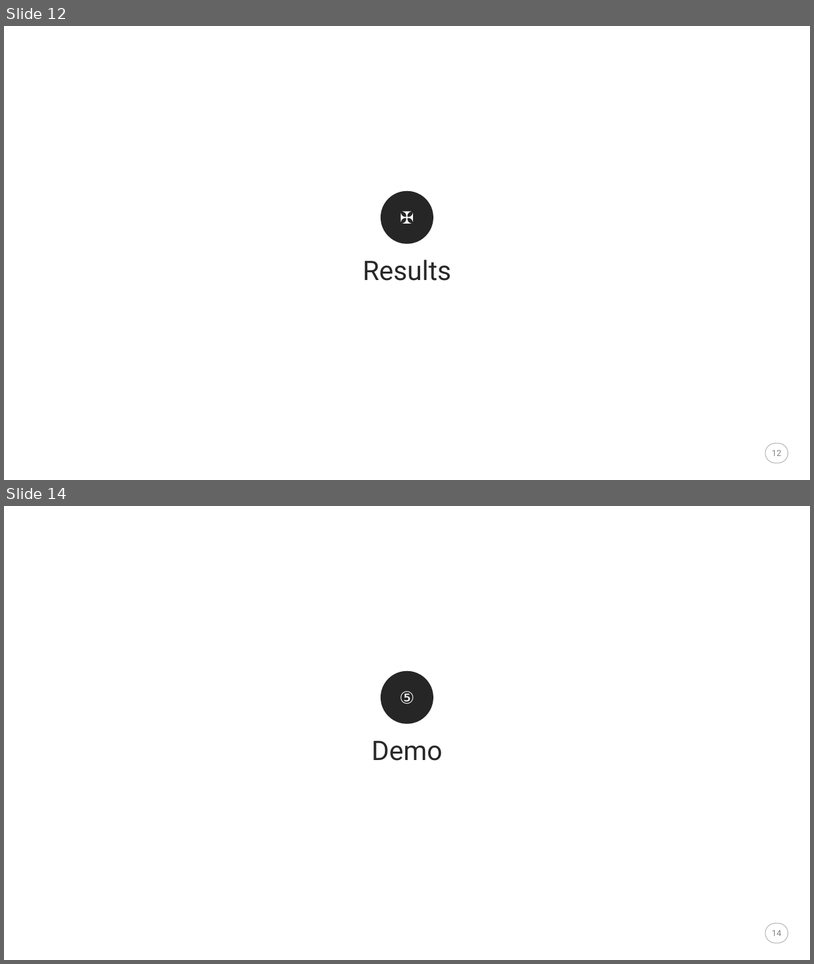
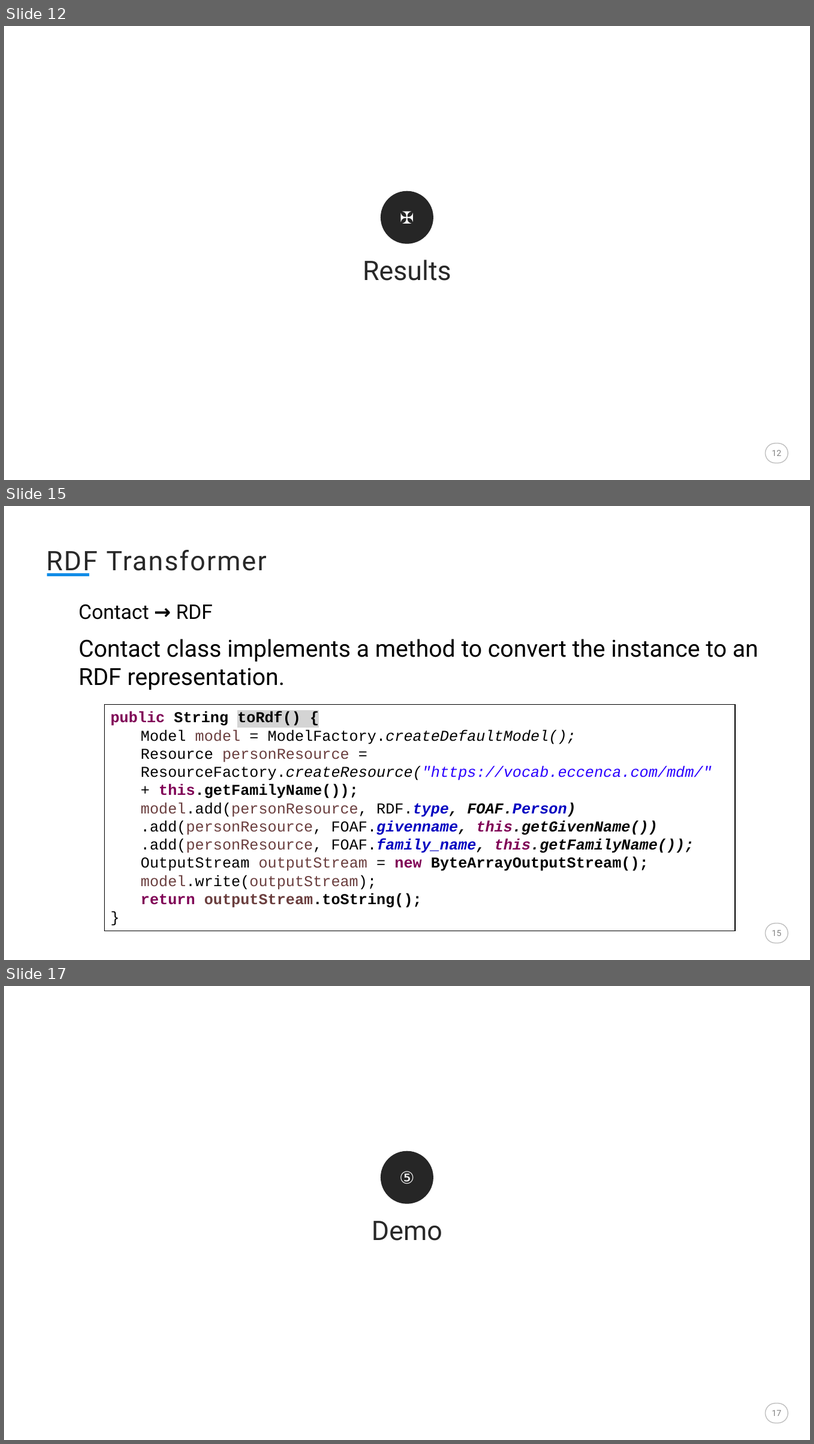
Before and after one commit to EIS-Bonn/MA-INF3232-Lab-SS2015, a slide deck: GroupF/Presentations/Final Presentation.pptx. Shown one above the other, each under a label of ours: slides 12 and 14 before the commit, slides 12, 15 and 17 after it; the slides between them are not shown. The pictures are 814x964 and 814x1444 pixels, drawn with LibreOffice and Linux fonts; fonts in the diff are those of the drawing. Boxes give left, top, right and bottom in pixels: in the first picture for what was removed or moved away, otherwise in the second. Text is boxed around its words. In the diff, an @@ line names an element or a change of style, - is before the commit and + after.

```diff
--- a/GroupF/Presentations/Final Presentation.pptx
+++ b/GroupF/Presentations/Final Presentation.pptx
@@ slide 15 added at box(4, 506, 810, 960), background #FFFFFF; not listed: 1 template element that a slide beside it also shows @@
@@ text added at box(46, 550, 267, 576), 32 pt, text #282828 @@
+RDF Transformer
@@ rectangle added at box(47, 573, 89, 576), fill #118CE7 @@
@@ text added at box(78, 604, 759, 690), 28 pt, text #000000 @@
+Contact → RDF
+Contact class implements a method to convert the instance to an RDF representation.
@@ rectangle added at box(104, 705, 735, 931), fill #FFFFFF, outline #000000 1 pt, 18 pt, text #000000 @@
+public String toRdf() {
+  Model model = ModelFactory.createDefaultModel();
+  Resource personResource = ResourceFactory.createResource("https://vocab.eccenca.com/mdm/"
+  + this.getFamilyName());
+  model.add(personResource, RDF.type, FOAF.Person)
+  .add(personResource, FOAF.givenname, this.getGivenName())
+  .add(personResource, FOAF.family_name, this.getFamilyName());
+  OutputStream outputStream = new ByteArrayOutputStream();
+  model.write(outputStream);
+  return outputStream.toString();
+}
@@ page number added at box(772, 930, 782, 936), 10 pt, text #808080 @@
+15
@@ what was slide 14 is now slide 17 @@
@@ page number at box(772, 1410, 782, 1416): text changed @@
-14
+17
```
Also in this commit, not shown: 1 slide changed, 3 other slides added.
